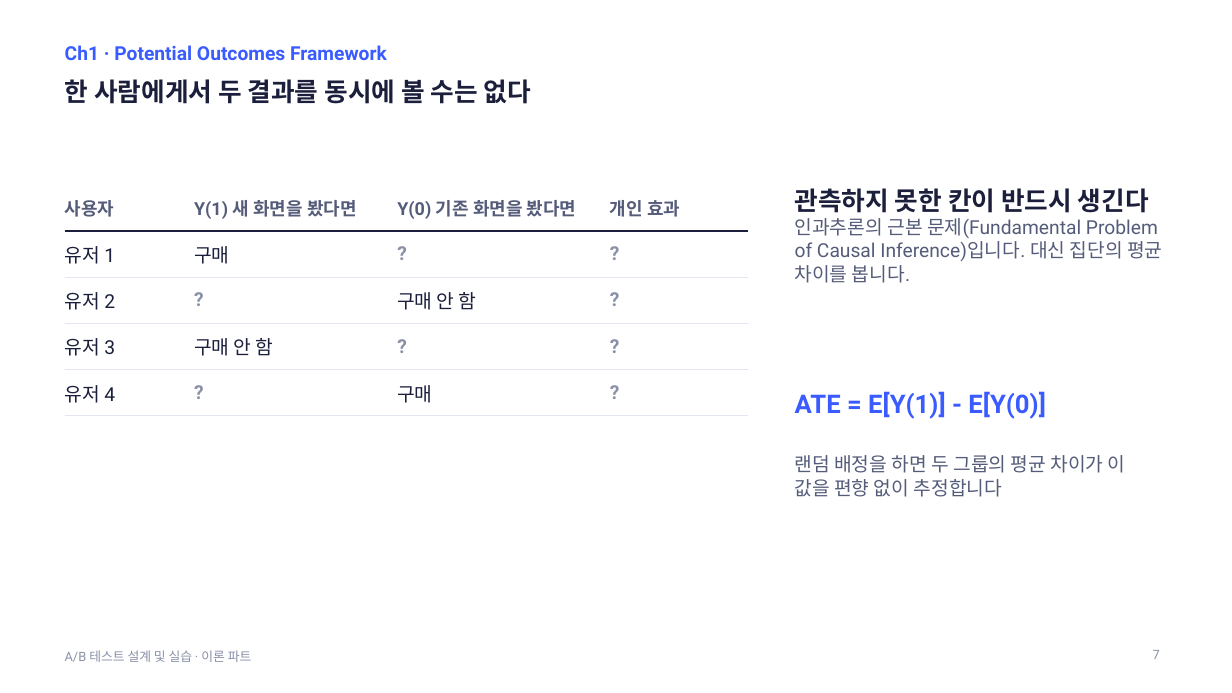
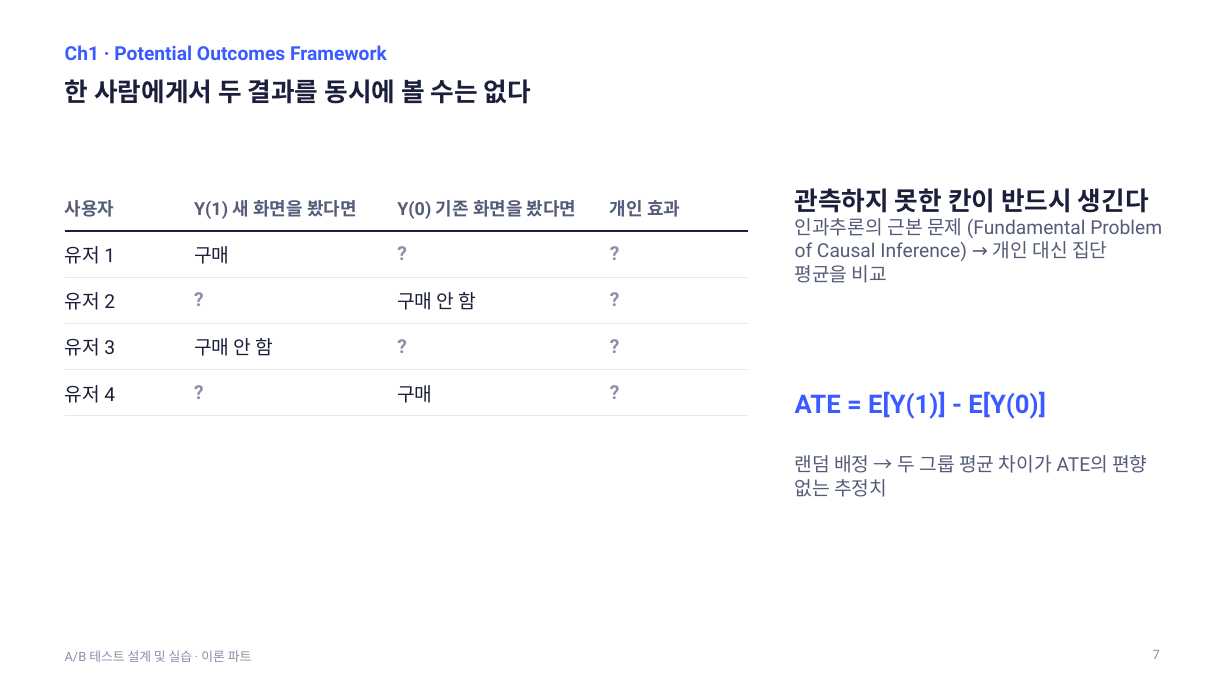
Before and after one commit to kkamret/quickmart-lab-rats, a slide deck: slide 7 of docs/lecture/ab-testing-theory.pptx. Drawn at 1232x693 pixels with LibreOffice and Linux fonts; fonts in the diff are those of the drawing. Boxes give left, top, right and bottom in pixels: in the first picture for what was removed or moved away, otherwise in the second. Text is boxed around its words. In the diff, an @@ line names an element or a change of style, - is before the commit and + after.

```diff
--- a/docs/lecture/ab-testing-theory.pptx
+++ b/docs/lecture/ab-testing-theory.pptx
@@ text at (795,218,1162,283): text changed @@
-인과추론의 근본 문제(Fundamental Problem of Causal Inference)입니다. 대신 집단의 평균 차이를 봅니다.
+인과추론의 근본 문제 (Fundamental Problem of Causal Inference) → 개인 대신 집단 평균을 비교
@@ text at (795,455,1147,497): text changed @@
-랜덤 배정을 하면 두 그룹의 평균 차이가 이 값을 편향 없이 추정합니다
+랜덤 배정 → 두 그룹 평균 차이가 ATE의 편향 없는 추정치
```
Also in this commit, not shown: 44 other slides changed, 1 slide added, 1 slide removed, 2 other files.
